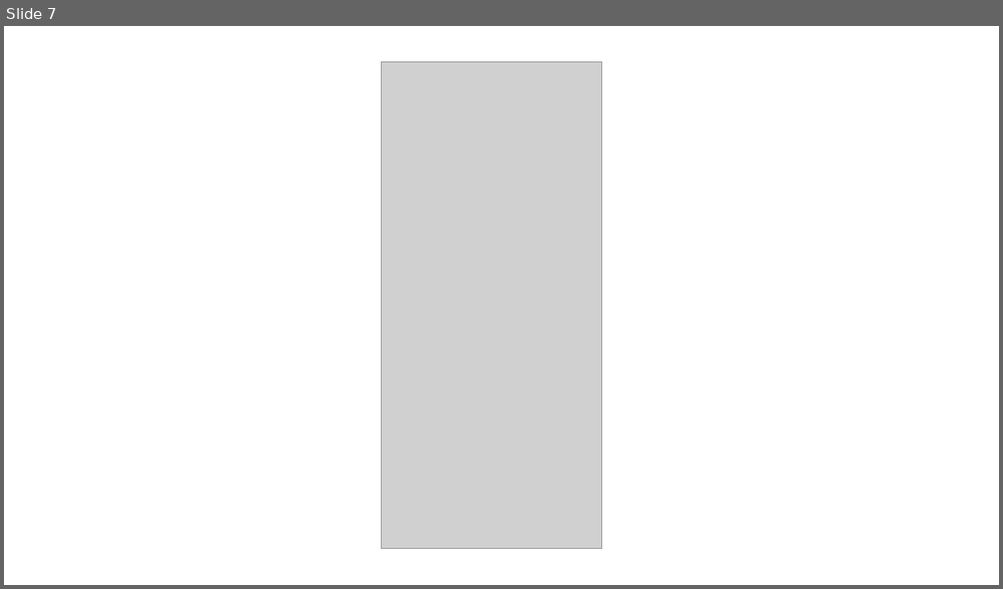
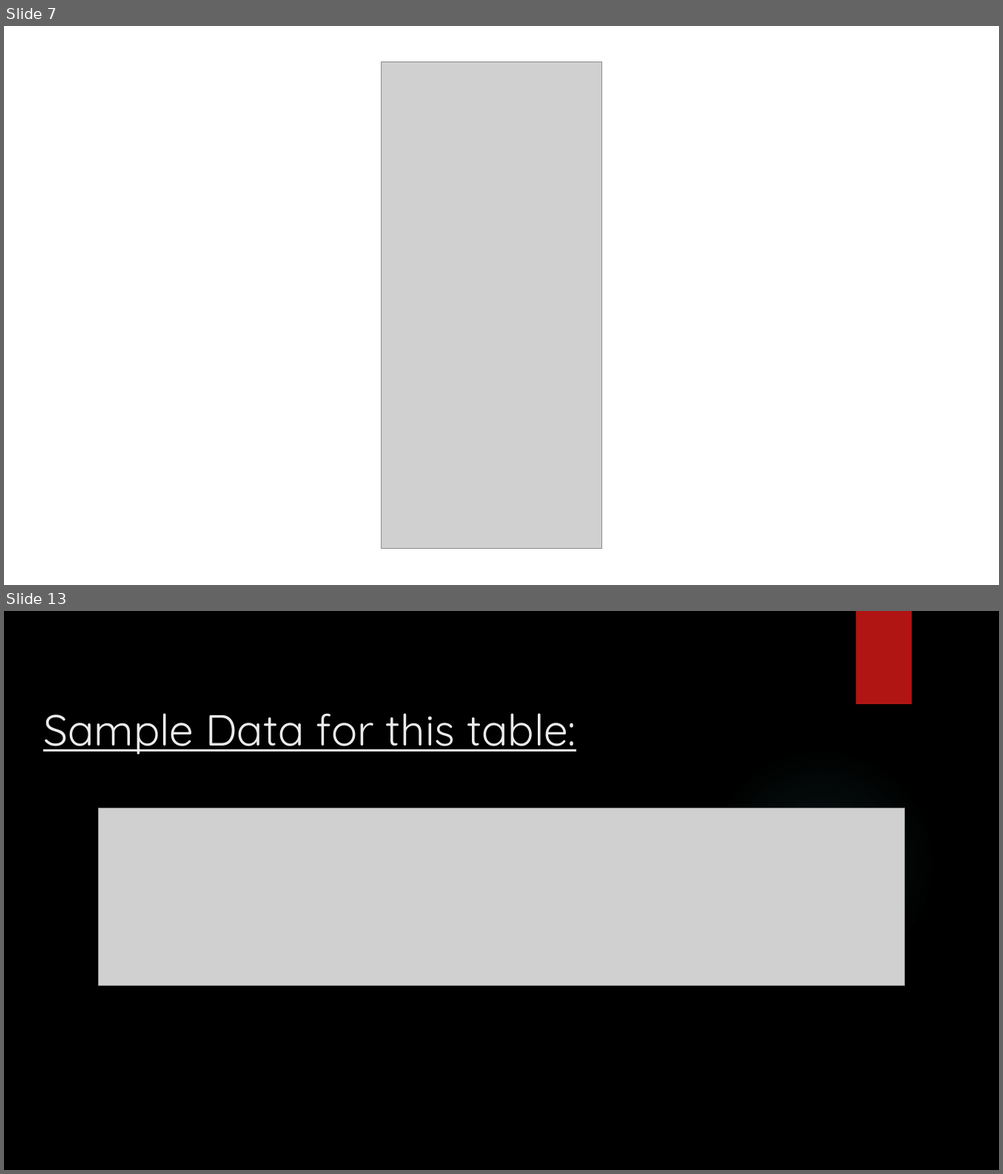
Before and after one commit to em1730/scims_docu, a slide deck: Documentation/Role_Mgmt.pptx. Shown one above the other, each under a label of ours: slide 7 before the commit, slides 7 and 13 after it; the slides between them are not shown. The pictures are 1003x589 and 1003x1174 pixels, drawn with LibreOffice and Linux fonts; fonts in the diff are those of the drawing; grey boxes stand for pictures; background and template pictures are left out. Boxes give left, top, right and bottom in pixels: in the first picture for what was removed or moved away, otherwise in the second. Text is boxed around its words. In the diff, an @@ line names an element or a change of style, - is before the commit and + after.

```diff
--- a/Documentation/Role_Mgmt.pptx
+++ b/Documentation/Role_Mgmt.pptx
@@ slide 13 added at (x1=4, y1=611, x2=999, y2=1170), background picture (left out) @@
@@ rectangle added at (x1=855, y1=611, x2=911, y2=704), fill #B01513 @@
@@ text added at (x1=43, y1=713, x2=576, y2=755), 42 pt, text #EBEBEB, underline @@
+Sample Data for this table:
@@ ellipse added at (x1=706, y1=748, x2=936, y2=977), fill gradient #50B9C1 @@
@@ picture added at (x1=98, y1=808, x2=904, y2=985) @@
```
Also in this commit, not shown: 18 slides changed, 17 other slides added, 13 slides removed, 4 other files.
